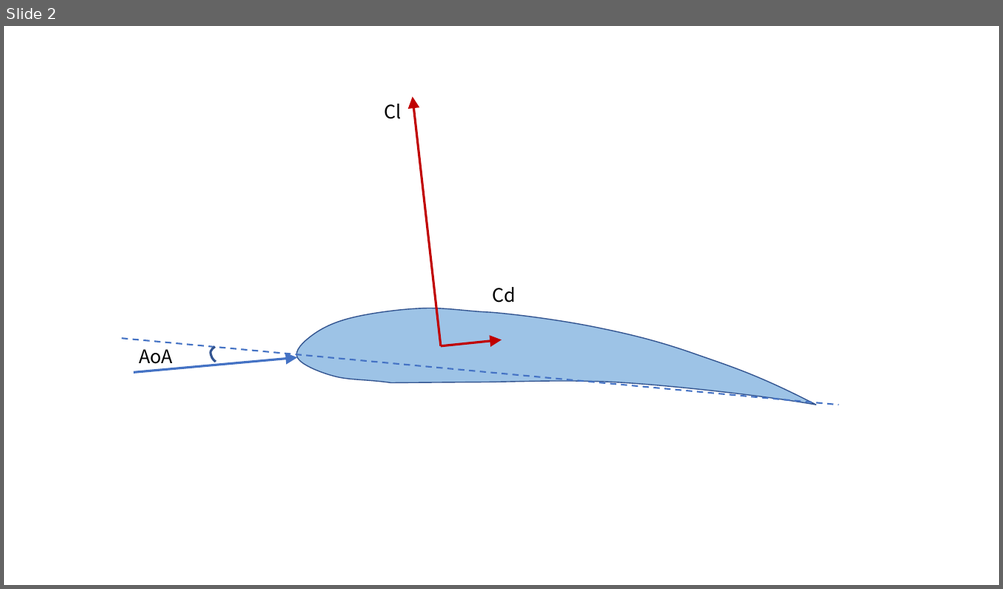
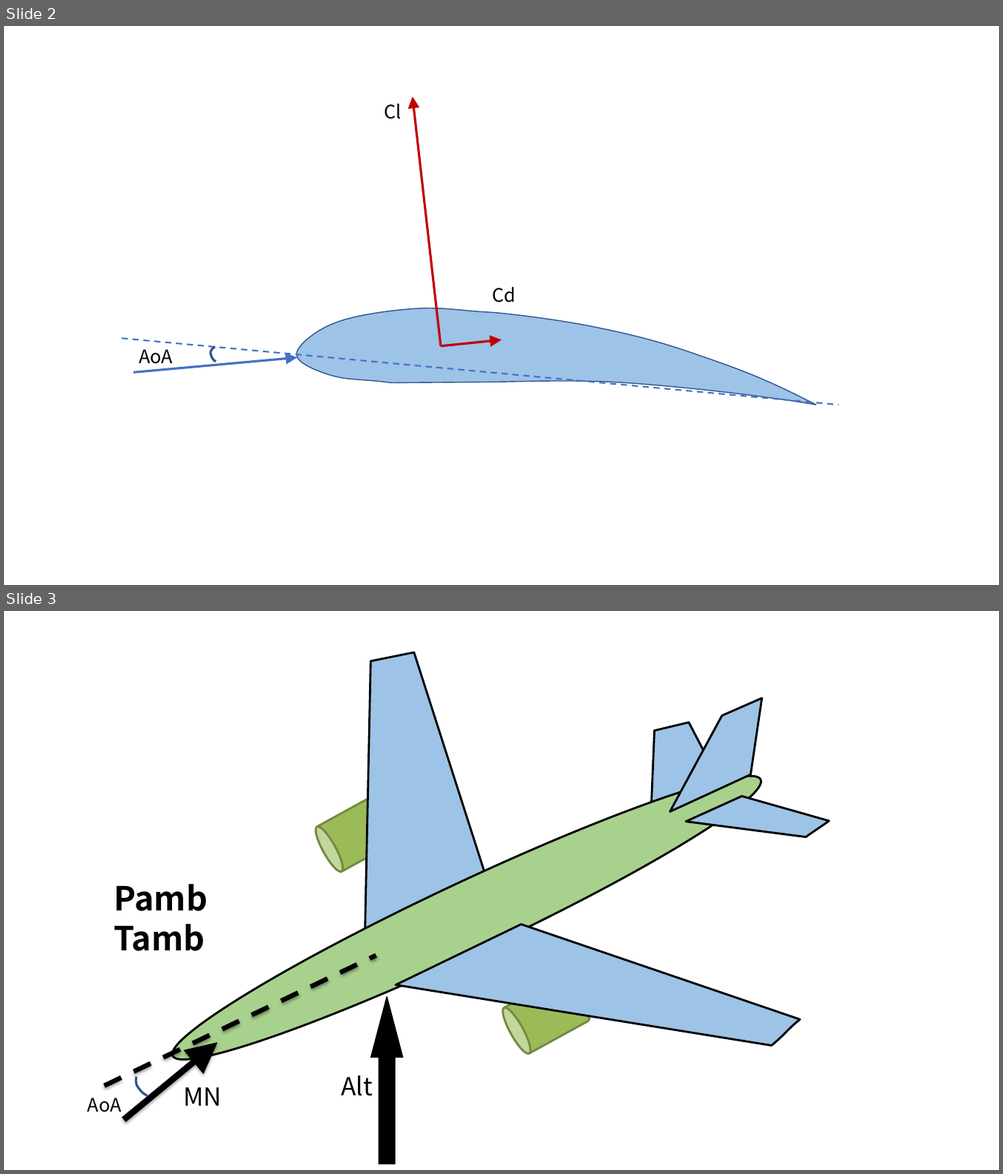
Before and after one commit to zeta-plusplus/AircraftDynamics, a slide deck: figs/makeFigs.pptx. Shown one above the other, each under a label of ours: slide 2 before the commit, slides 2 and 3 after it. The pictures are 1003x589 and 1003x1174 pixels, drawn with LibreOffice and Linux fonts; fonts in the diff are those of the drawing. Boxes give left, top, right and bottom in pixels: in the first picture for what was removed or moved away, otherwise in the second. Text is boxed around its words. In the diff, an @@ line names an element or a change of style, - is before the commit and + after.

```diff
--- a/figs/makeFigs.pptx
+++ b/figs/makeFigs.pptx
@@ slide 3 added at box(4, 611, 999, 1170), background #FFFFFF @@
@@ group added at box(88, 652, 829, 1170): 6 freeform shapes, 4 texts, 2 cylinders, 1 ellipse, 1 line, 1 arrow, 1 right arrow @@
+AoA
+MN
+Alt
+Pamb
+Tamb
```
Also in this commit, not shown: 4 other slides added, 18 other files.
